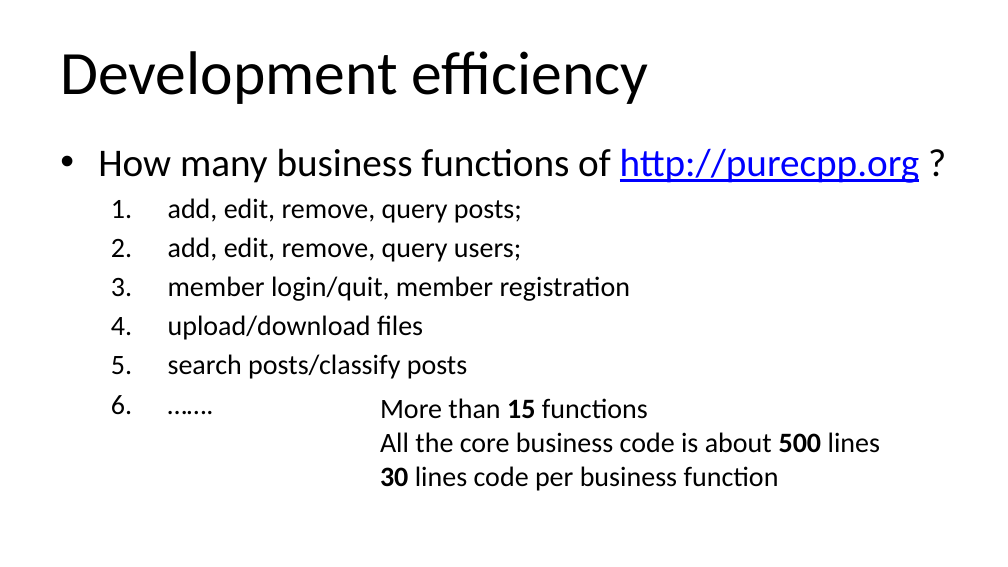
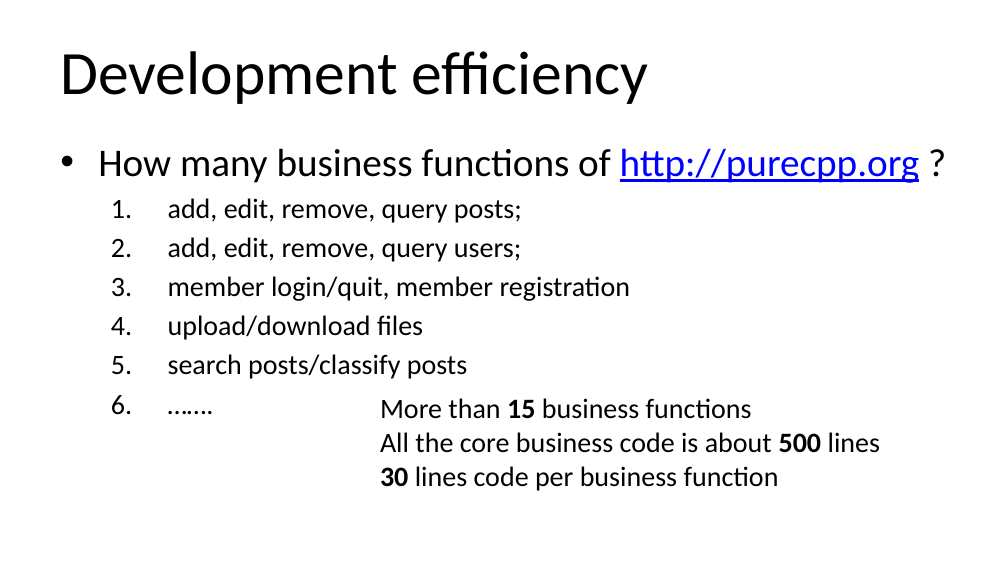
Before and after one commit to qicosmos/cppcon2018, a slide deck: slide 18 of cppcon2018.pptx. Drawn at 1008x567 pixels with LibreOffice and Linux fonts; fonts in the diff are those of the drawing. Boxes give left, top, right and bottom in pixels: in the first picture for what was removed or moved away, otherwise in the second. Text is boxed around its words. In the diff, an @@ line names an element or a change of style, - is before the commit and + after.

```diff
--- a/cppcon2018.pptx
+++ b/cppcon2018.pptx
@@ text at box(380, 398, 752, 419): text changed @@
-More than 15 functions
+More than 15 business functions
```
Also in this commit, not shown: 12 other slides changed, 4 slides removed.
